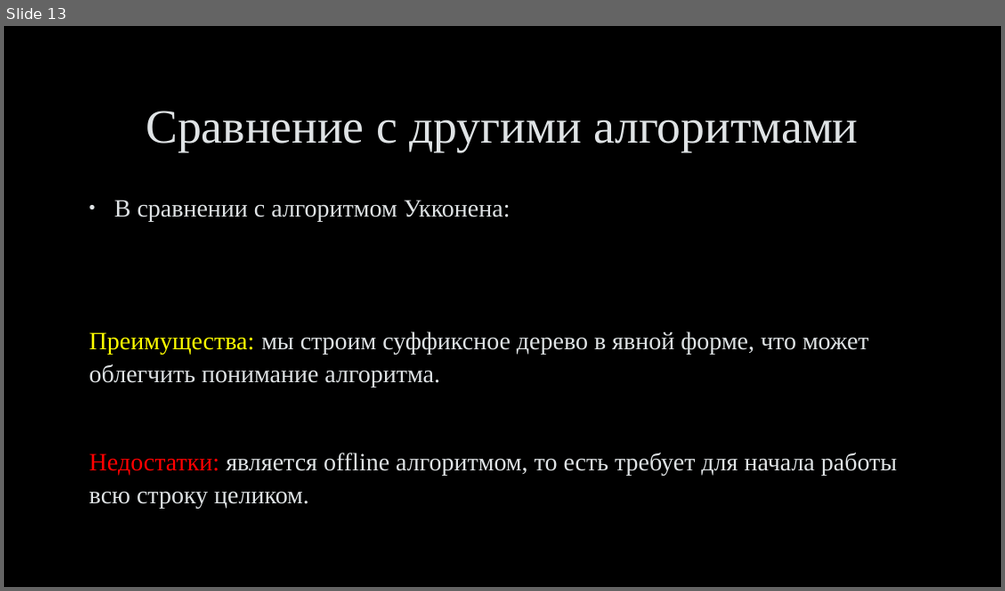
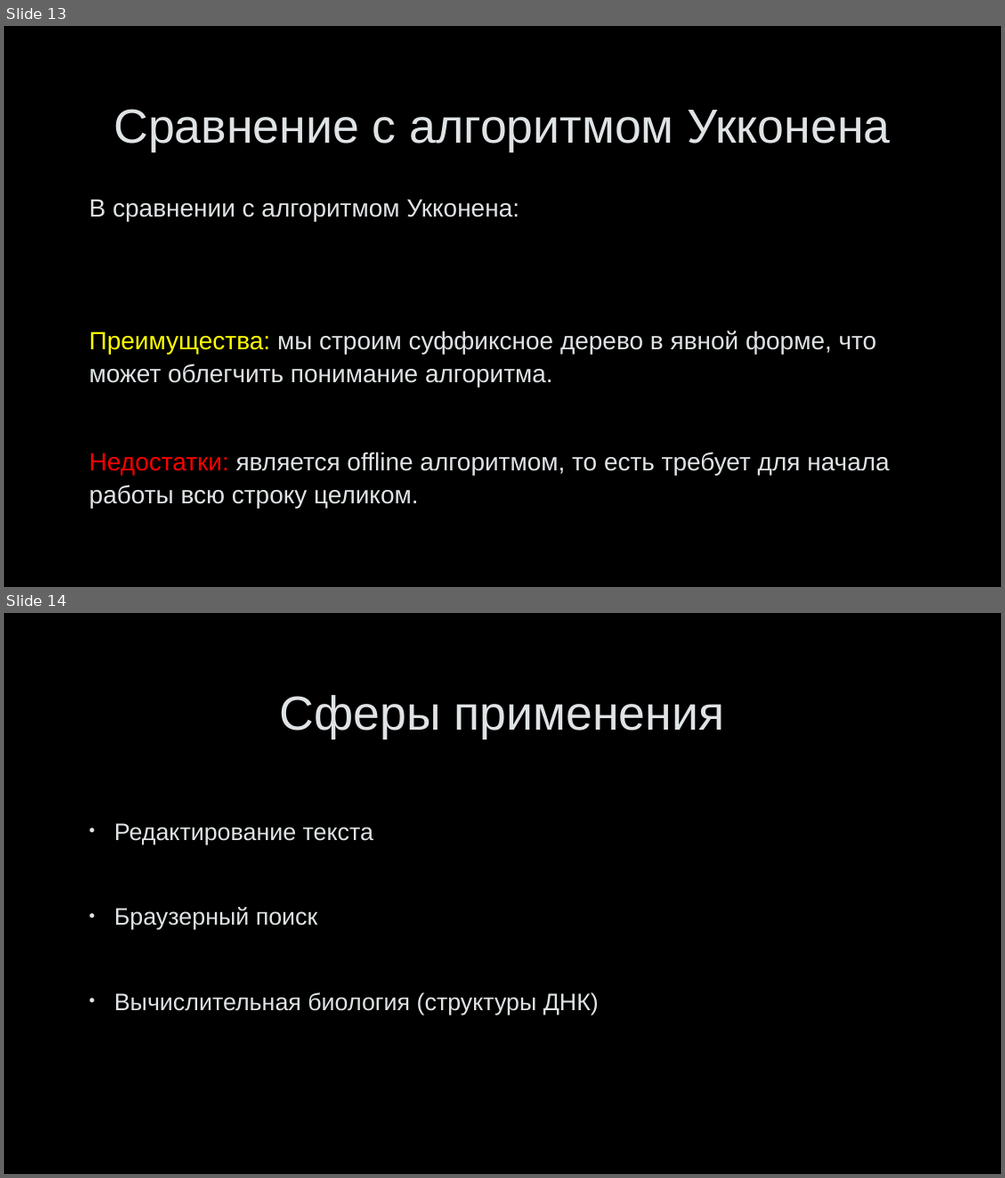
Before and after one commit to belkova-ea/McCreight-s-algo, a slide deck: Алгоритм МакКрейта.pptx. Shown one above the other, each under a label of ours: slide 13 before the commit, slides 13 and 14 after it. The pictures are 1005x591 and 1005x1178 pixels, drawn with LibreOffice and Linux fonts; fonts in the diff are those of the drawing; background and template pictures are left out. Boxes give left, top, right and bottom in pixels: in the first picture for what was removed or moved away, otherwise in the second. Text is boxed around its words. In the diff, an @@ line names an element or a change of style, - is before the commit and + after.

```diff
--- a/Алгоритм МакКрейта.pptx
+++ b/Алгоритм МакКрейта.pptx
@@ slide 14 added at (x1=4, y1=613, x2=1001, y2=1174), background picture (left out) @@
@@ title added at (x1=280, y1=695, x2=725, y2=738), 46 pt, text #DFE3E5 @@
+Сферы применения
@@ text added at (x1=114, y1=823, x2=599, y2=1014), 23 pt, text #DFE3E5 @@
+• Редактирование текста
+• Браузерный поиск
+• Вычислительная биология (структуры ДНК)
@@ slide 13 changed as well @@
@@ title at (x1=113, y1=109, x2=890, y2=151): text changed; font Times New Roman to Arial @@
-Сравнение с другими алгоритмами
+Сравнение с алгоритмом Укконена
@@ text "В сравнении с алгоритмом Укконена:" at (x1=89, y1=199, x2=889, y2=507): font Times New Roman to Arial; bullet • to none @@
```
Also in this commit, not shown: 12 other slides changed, 1 other slide added, 1 slide removed.
